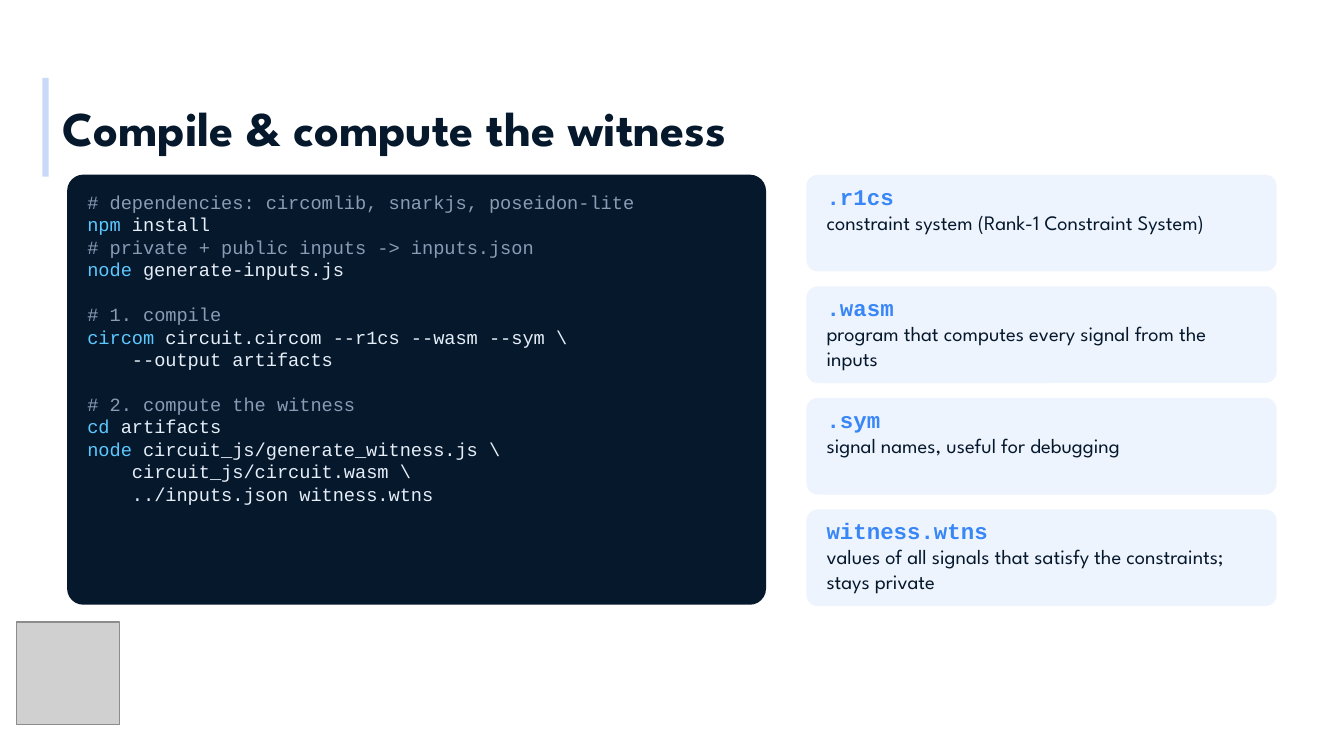
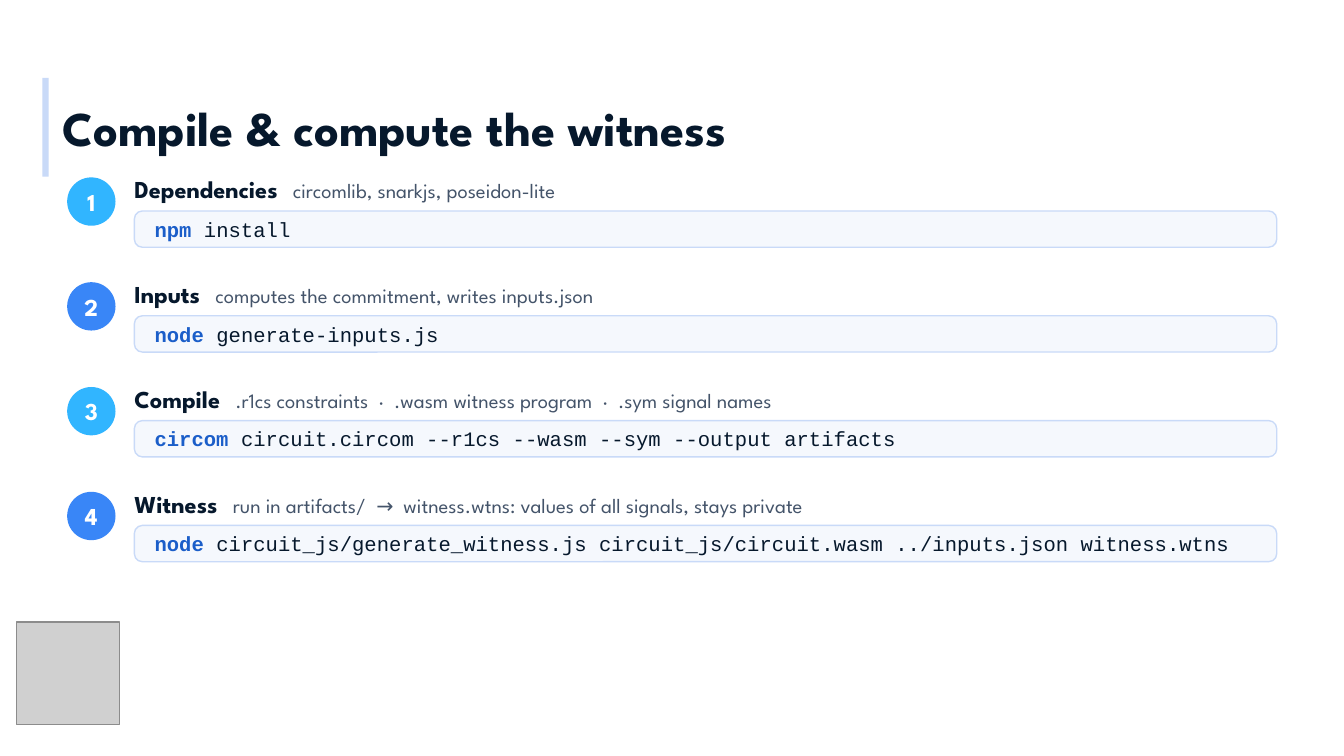
Before and after one commit to radojevicMihailo/ZK-kurs, a slide deck: slide 7 of circom-snarkjs/ZKP MA - Circom i snarkjs.pptx (slide 6 before the commit). Drawn at 1344x756 pixels with LibreOffice and Linux fonts; fonts in the diff are those of the drawing; grey boxes stand for pictures; background and template pictures are left out. Boxes give left, top, right and bottom in pixels: in the first picture for what was removed or moved away, otherwise in the second. Text is boxed around its words. In the diff, an @@ line names an element or a change of style, - is before the commit and + after.

```diff
--- a/circom-snarkjs/ZKP MA - Circom i snarkjs.pptx
+++ b/circom-snarkjs/ZKP MA - Circom i snarkjs.pptx
@@ rounded rectangle removed at (67,175,766,605) @@
@@ ellipse added at (67,177,116,226), fill #31B5FF, 13 pt, text #FFFFFF, bold @@
+1
@@ text at (134,181,556,203): text changed; size 10 to 11 pt; font Courier New to League Spartan; text colour #E6EEF8 to #44546A @@
-# dependencies: circomlib, snarkjs, poseidon-lite
-npm install
-# private + public inputs -> inputs.json
-node generate-inputs.js
-# 1. compile
-circom circuit.circom --r1cs --wasm --sym \
---output artifacts
-# 2. compute the witness
-cd artifacts
-node circuit_js/generate_witness.js \
-circuit_js/circuit.wasm \
-../inputs.json witness.wtns
+Dependencies circomlib, snarkjs, poseidon-lite
@@ rounded rectangle: place and size @@
-rounded rectangle at (806,175,1277,271)
+rounded rectangle at (134,211,1277,247)
@@ rounded rectangle at (134,211,1277,247): fill #EEF4FE to #F5F8FD; outline none to #C9DAF8 0.75 pt; proportions changed @@
@@ text at (155,222,290,242): text changed; font League Spartan to Courier New @@
-.r1cs
-constraint system (Rank-1 Constraint System)
+npm install
@@ text "npm install" at (155,222,290,242): vertical alignment top to middle @@
@@ ellipse added at (67,282,116,331), fill #3986F7, 13 pt, text #FFFFFF, bold @@
+2
@@ text at (134,287,593,308): text changed; text colour #06182C to #44546A @@
-.wasm
-program that computes every signal from the inputs
+Inputs computes the commitment, writes inputs.json
@@ rounded rectangle removed at (806,286,1277,383) @@
@@ rounded rectangle at (134,316,1277,352): fill #EEF4FE to #F5F8FD; outline none to #C9DAF8 0.75 pt; proportions changed @@
@@ rounded rectangle: place and size @@
-rounded rectangle at (806,398,1277,495)
+rounded rectangle at (134,316,1277,352)
@@ text added at (155,327,438,347), 11 pt, text #06182C @@
+node generate-inputs.js
@@ ellipse added at (67,387,116,435), fill #31B5FF, 13 pt, text #FFFFFF, bold @@
+3
@@ text added at (134,391,772,413), 11 pt, text #44546A @@
+Compile .r1cs constraints · .wasm witness program · .sym signal names
@@ text removed at (827,416,1119,458) @@
-.sym
-signal names, useful for debugging
@@ rounded rectangle added at (134,421,1277,457), fill #F5F8FD, outline #C9DAF8 0.75 pt @@
@@ text added at (155,432,895,451), 11 pt, text #06182C @@
+circom circuit.circom --r1cs --wasm --sym --output artifacts
@@ ellipse added at (67,492,116,540), fill #3986F7, 13 pt, text #FFFFFF, bold @@
+4
@@ text at (134,497,802,518): text changed; text colour #06182C to #44546A @@
-witness.wtns
-values of all signals that satisfy the constraints; stays private
+Witness run in artifacts/ → witness.wtns: values of all signals, stays private
@@ rounded rectangle removed at (806,509,1277,606) @@
@@ rounded rectangle added at (134,526,1277,562), fill #F5F8FD, outline #C9DAF8 0.75 pt @@
@@ text added at (155,537,1229,556), 11 pt, text #06182C @@
+node circuit_js/generate_witness.js circuit_js/circuit.wasm ../inputs.json witness.wtns
```
Also in this commit, not shown: 10 other slides changed, 1 slide added, 1 slide removed, 6 other files.
